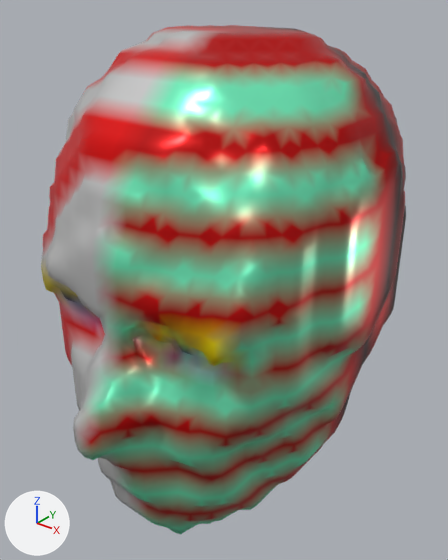
The glTF model glb/smooth/2001-3000/2030.glb: old version first, new version second.
Camera for both pictures: a 50 mm lens placed at (1.241, -1.621, 1.738), pointed at (-0.019, -0.046, 0.761). Every picture has the same lights, and +X, +Y and +Z are marked at lower left. Vertices at the same position are counted once.
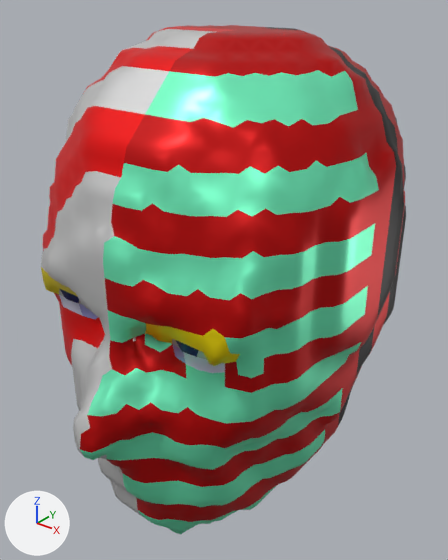
What changed in the scene script:
```text
Change mat_material_0:
    where n0 = _N.new('ShaderNodeBsdfPrincipled'); n0.name = 'Principled BSDF'
    n0.inputs[2].default_value: 0.3 -> 0.4  # 'Roughness'
Change me_mesh_0:
    used by ob_mesh_0; location = (0.0, 0.0, 0.0)
    remove me_mesh_0.from_pydata(...)  # 3725 vertices, 7388 faces; spans x -0.53..0.53, y -0.78..0.76, z 0.0..1.6
    add me_mesh_0.from_pydata(...)  # 3678 vertices, 7254 faces; spans x -0.53..0.53, y -0.78..0.76, z 0.0..1.6
    me_mesh_0 part 1
    1 vertex is removed from x -0.03, y -0.41, z 1.44
    16 faces are deleted
    8 new faces join them
    me_mesh_0 part 2
    4 vertices are removed from x -0.03..0.03, y -0.03..0.16, z 1.59..1.6
    26 faces are deleted
    10 new faces join them
    me_mesh_0 part 3
    8 vertices are removed from x 0.46..0.53, y -0.36..0.03, z 0.75..1.1
    36 faces are deleted
    14 new faces join them
    me_mesh_0 part 4: 5331 kept faces spanning x -0.53..0.53, y -0.78..0.76, z 0.0..1.6 get new vertex colours
```

Boxes (x1, y1, x2, y2) around the edits, measured in the pictures (448 x 560 px):
'Mesh_0', surface changed: (41, 25, 406, 528) in both
part 1 of me_mesh_0, cut back: (101, 58, 175, 148) in both
part 2 of me_mesh_0, cut back: (206, 27, 268, 32) in both
part 3 of me_mesh_0, cut back: (274, 203, 385, 384) in both
part 4 of me_mesh_0, recoloured: (41, 25, 405, 528) in both
